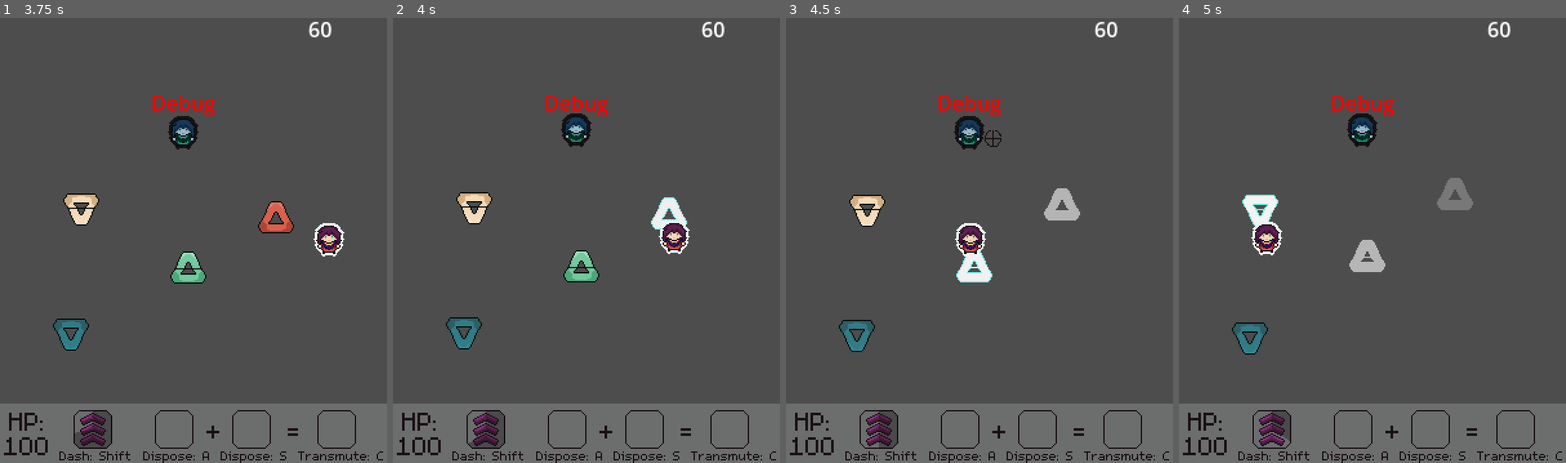
Above: before the commit, frames 1-4 (left to right).
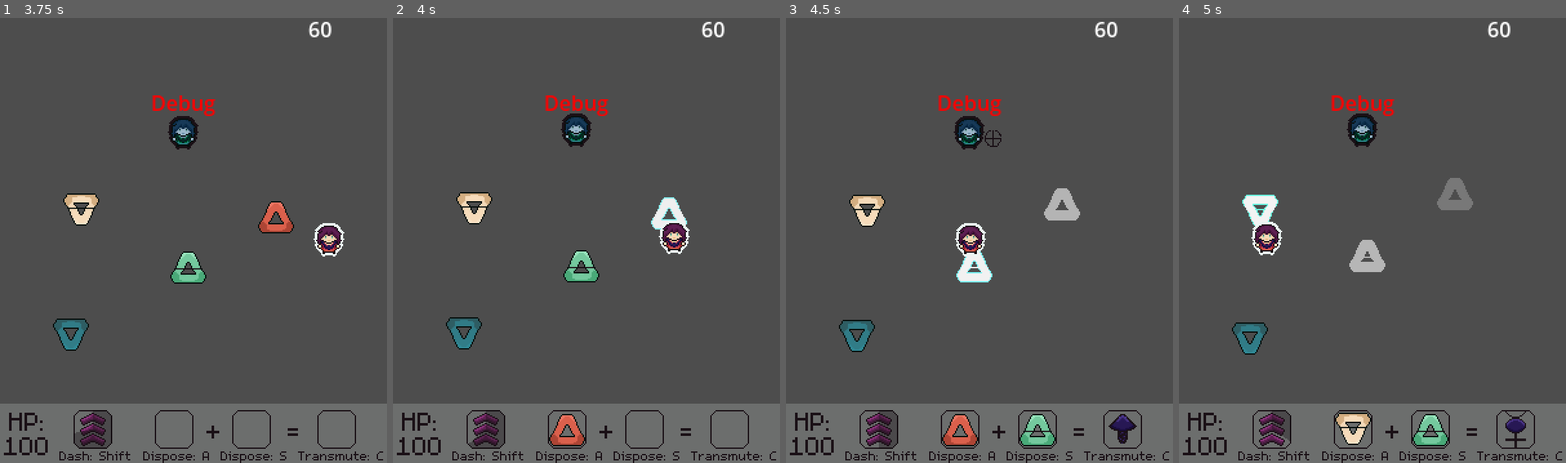
Above: after the commit, the same moments.

Repository: SantiagoBoscan07/Project-Transmutation
Game: Godot game, scene res://Scenes/Test/Test.tscn
The game is run twice, just before and just after one commit, with the same random seed, the same clock (stepped at 60 frames per second) and the same inputs. The project has no main scene, so this scene is started directly.
Inputs:
- Up to frame 1 (3.75 s): hold Right (move_right) 0.53-1.28 s; hold A (dispose_first) 0.53-1.28 s; tap S (dispose_second) at 0.8, 1.35, 2.3 s; hold Down (move_down) 1.28-2.03 s; tap A (dispose_first) at 1.55, 2.85 s; hold Right (move_right) 2.03-2.78 s; hold Shift (dash) 2.03-2.78 s; hold Up (move_up) 2.78-3.53 s; hold Left (move_left) from 3.53 s (still down); hold S (dispose_second) from 3.53 s (still down)
- Up to frame 2 (4 s): keep holding Left (move_left); keep holding S (dispose_second)
- Up to frame 3 (4.5 s): keep holding Left (move_left); tap C (transmute) at 4.15 s; release S (dispose_second) at 4.28 s; tap Z (shoot) at 4.35 s
- Up to frame 4 (5 s): keep holding Left (move_left); tap A (dispose_first) at 4.55 s

Frame 1 is identical in both runs. In frame 2, 0.4% of the frame differs, in the area x 40-50%, y 88-97%; in frame 3, 1.1%, in the area x 40-91%, y 88-97%; in frame 4, 1.1%.

Commit message:
Item Transmutation

Diff:
--- a/Scenes/UI/element_manager.tscn
+++ b/Scenes/UI/element_manager.tscn
@@ -9,6 +9,7 @@
 [ext_resource type="Texture2D" uid="uid://cgumlljme4vbs" path="res://Sprites/resultsitems1.png" id="7_us7vr"]
 [ext_resource type="Texture2D" uid="uid://csjxlfl0317ig" path="res://Sprites/resultsitems3.png" id="8_1r03b"]
 [ext_resource type="Texture2D" uid="uid://cyio3eimlbs6f" path="res://Sprites/resultsitems2.png" id="9_xlgpb"]
+[ext_resource type="Script" path="res://Scripts/Items/elementManager.gd" id="10_lx56f"]
 
 [node name="ElementManager" type="Control"]
 layout_mode = 3
@@ -48,6 +49,16 @@
 theme_override_fonts/font = ExtResource("6_3cvr8")
 theme_override_font_sizes/font_size = 16
 text = "Dispose: A"
+
+[node name="Label2" type="Label" parent="Item1"]
+offset_left = 25.0
+offset_top = -13.0
+offset_right = 37.0
+offset_bottom = 13.0
+theme_override_colors/font_color = Color(0.101961, 0.0627451, 0.0862745, 1)
+theme_override_fonts/font = ExtResource("6_3cvr8")
+theme_override_font_sizes/font_size = 32
+text = "+"
 
 [node name="Item2" type="Node2D" parent="."]
 position = Vector2(79, 20)
@@ -109,24 +120,20 @@
 theme_override_font_sizes/font_size = 16
 text = "Transmute: C"
 
-[node name="Label" type="Label" parent="."]
-layout_mode = 0
-offset_left = 44.0
-offset_top = 7.0
-offset_right = 56.0
-offset_bottom = 33.0
-theme_override_colors/font_color = Color(0.101961, 0.0627451, 0.0862745, 1)
-theme_override_fonts/font = ExtResource("6_3cvr8")
-theme_override_font_sizes/font_size = 32
-text = "+"
-
-[node name="Label2" type="Label" parent="."]
-layout_mode = 0
-offset_left = 107.0
-offset_top = 7.0
-offset_right = 119.0
-offset_bottom = 33.0
+[node name="Label2" type="Label" parent="Item3"]
+offset_left = -38.0
+offset_top = -13.0
+offset_right = -26.0
+offset_bottom = 13.0
 theme_override_colors/font_color = Color(0.101961, 0.0627451, 0.0862745, 1)
 theme_override_fonts/font = ExtResource("6_3cvr8")
 theme_override_font_sizes/font_size = 32
 text = "="
+
+[node name="Components" type="Node" parent="."]
+
+[node name="ElementManager" type="Node" parent="Components" node_paths=PackedStringArray("frame1", "frame2", "frame3")]
+script = ExtResource("10_lx56f")
+frame1 = NodePath("../../Item1")
+frame2 = NodePath("../../Item2")
+frame3 = NodePath("../../Item3")
--- a/Scripts/Global/Signals.gd
+++ b/Scripts/Global/Signals.gd
@@ -2,3 +2,4 @@
 
 signal dashBar(time: float)
 signal dashCooldownBar(time: float)
+signal itemCollected(itemType: int)
--- /dev/null
+++ b/Scripts/Items/elementManager.gd
@@ -0,0 +1,94 @@
+extends Node
+
+var itemSlots: Array
+var sum = 0
+@export var frame1: Node2D
+@export var frame2: Node2D
+@export var frame3: Node2D
+
+func _ready():
+	itemSlots.resize(2)
+	Signals.itemCollected.connect(itemCollect)
+
+
+func itemCollect(itemType):
+	for i in range(itemSlots.size()):
+		if itemSlots[i] == null:
+			itemSlots[i] = itemType
+			updatePortray(i, itemSlots[i])
+			if itemSlots[0] != null and itemSlots[1] != null:
+				for j in itemSlots:
+					sum += j
+				addResultant(sum)
+			break
+
+
+func updatePortray(index, itemType):
+	if index == 0:
+		addPortray(itemType, frame1)
+	elif index == 1:
+		addPortray(itemType, frame2)
+
+
+func addPortray(itemType,frame):
+	match itemType:
+		0:
+			frame.find_child("Fire").show()
+		1:
+			frame.find_child("Water").show()
+		2:
+			frame.find_child("Earth").show()
+		3:
+			frame.find_child("Air").show()
+
+func hidePortray(itemType,frame):
+	match itemType:
+		0:
+			frame.find_child("Fire").hide()
+		1:
+			frame.find_child("Water").hide()
+		2:
+			frame.find_child("Earth").hide()
+		3:
+			frame.find_child("Air").hide()
+
+func addResultant(result):
+	match result:
+		1:
+			frame3.find_child("Barrier").show()
+		5:
+			frame3.find_child("Laser").show()
+		_:
+			frame3.find_child("Heal").show()
+
+func removeResultant(result):
+	match result:
+		1:
+			frame3.find_child("Barrier").hide()
+		5:
+			frame3.find_child("Laser").hide()
+		_:
+			frame3.find_child("Heal").hide()
+	sum = 0
+
+
+func _unhandled_input(event):
+	if event.is_action_pressed("transmute"):
+		if sum != 0:
+			hidePortray(itemSlots[0], frame1)
+			itemSlots[0] = null
+			hidePortray(itemSlots[1], frame2)
+			itemSlots[1] = null
+			removeResultant(sum)
+	if event.is_action_pressed("dispose_first"):
+		if itemSlots[0] != null:
+			hidePortray(itemSlots[0], frame1)
+			itemSlots[0] = null
+			if sum != 0:
+				removeResultant(sum)
+	if event.is_action_pressed("dispose_second"):
+		if itemSlots[1] != null:
+			hidePortray(itemSlots[1], frame2)
+			itemSlots[1] = null
+			if sum != 0:
+				removeResultant(sum)
--- a/Scripts/Items/itemBehavior.gd
+++ b/Scripts/Items/itemBehavior.gd
@@ -10,7 +10,7 @@
 	hurtbox.area_entered.connect(_on_area_entered)
 
 func _on_area_entered(area):
-	print("Item Collected")
+	Signals.itemCollected.emit(owner.currentItemType)
 	hurtbox.area_entered.disconnect(_on_area_entered)
 	if idle.upTween:
 		idle.upTween.stop()
Not shown: 1 places in Scenes/UI/element_manager.tscn that only renumber resources
